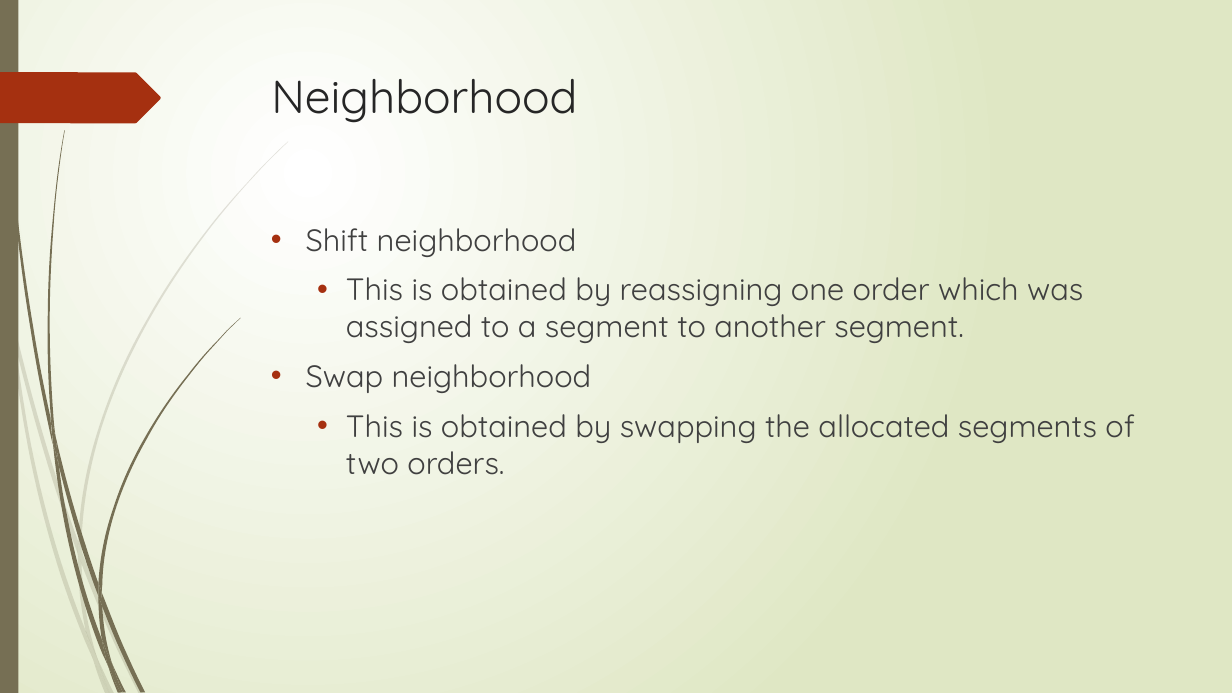
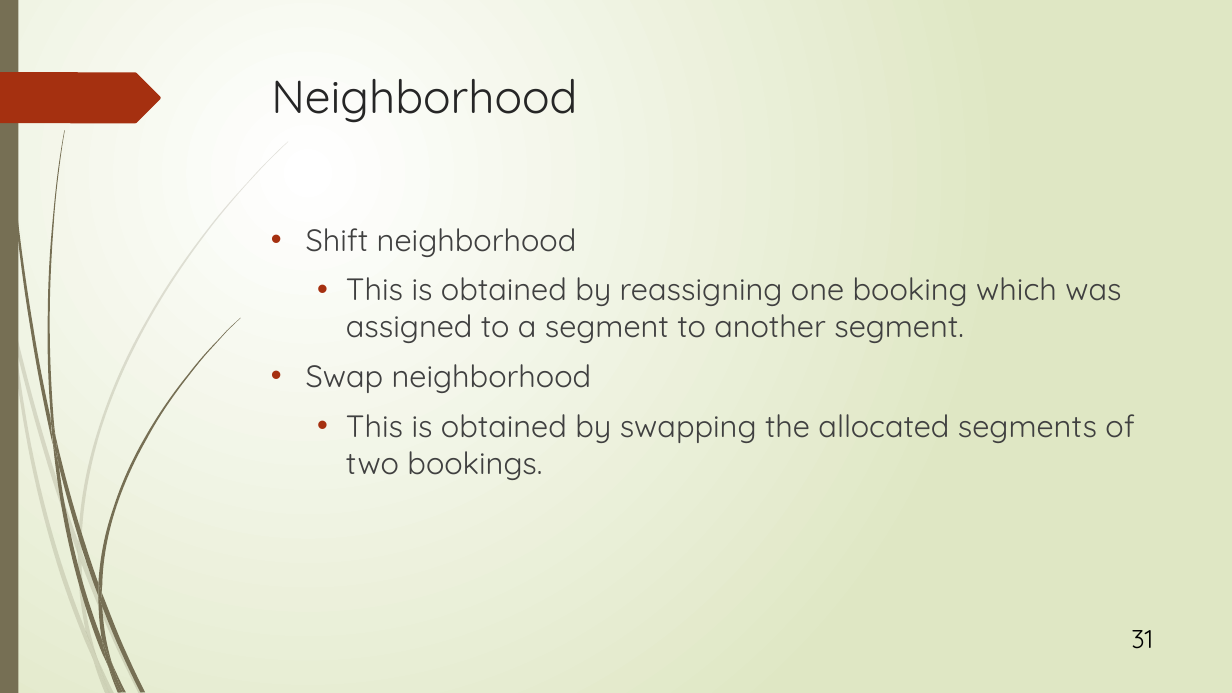
Before and after one commit to r-kurosu/kline_new, a slide deck: slide 31 of 竹田.pptx. Drawn at 1232x693 pixels with LibreOffice and Linux fonts; fonts in the diff are those of the drawing. Boxes give left, top, right and bottom in pixels: in the first picture for what was removed or moved away, otherwise in the second. Text is boxed around its words. In the diff, an @@ line names an element or a change of style, - is before the commit and + after.

```diff
--- a/竹田.pptx
+++ b/竹田.pptx
@@ text at (346,277,1121,343): text changed @@
-  • This is obtained by reassigning one order which was assigned to a segment to another segment.
+  • This is obtained by reassigning one booking which was assigned to a segment to another segment.
@@ text at (346,414,1134,480): text changed @@
-  • This is obtained by swapping the allocated segments of two orders.
+  • This is obtained by swapping the allocated segments of two bookings.
@@ page number added at (1131,630,1153,649), 20 pt, text #000000 @@
+31
```
Also in this commit, not shown: 64 other slides changed.
